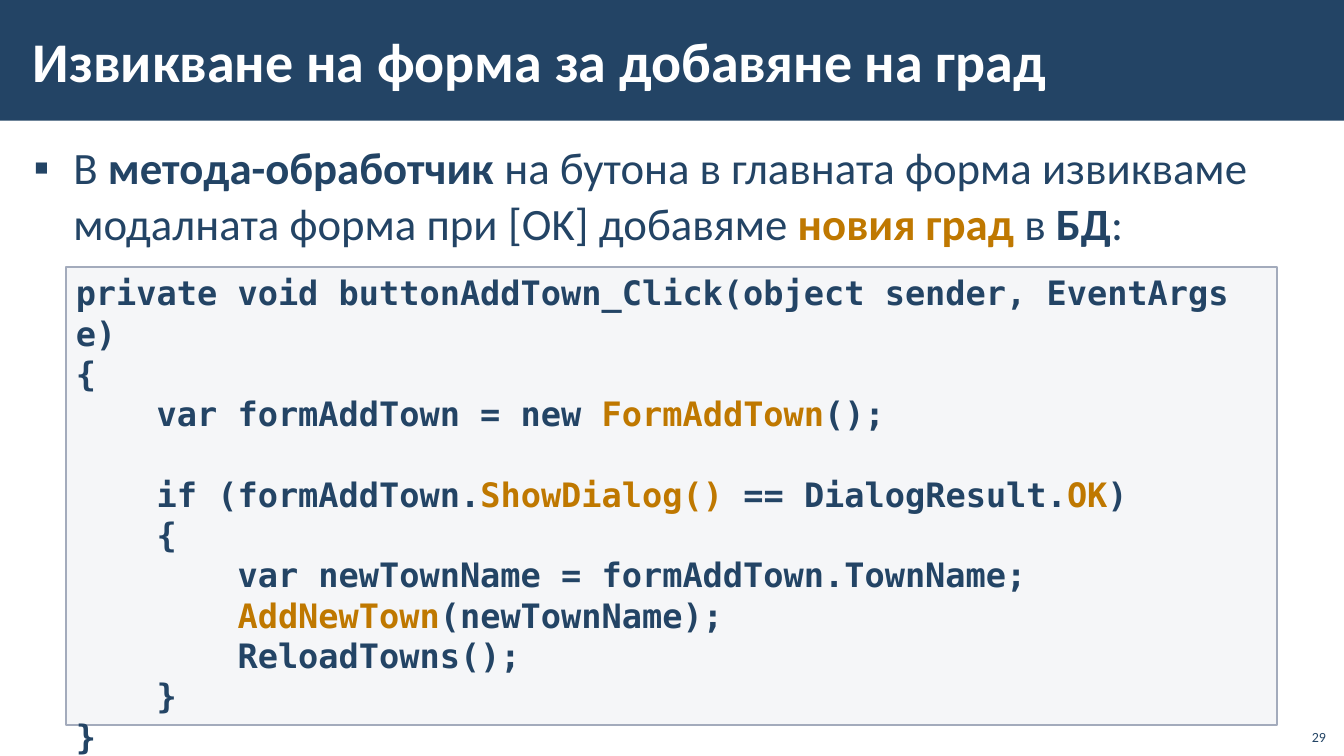
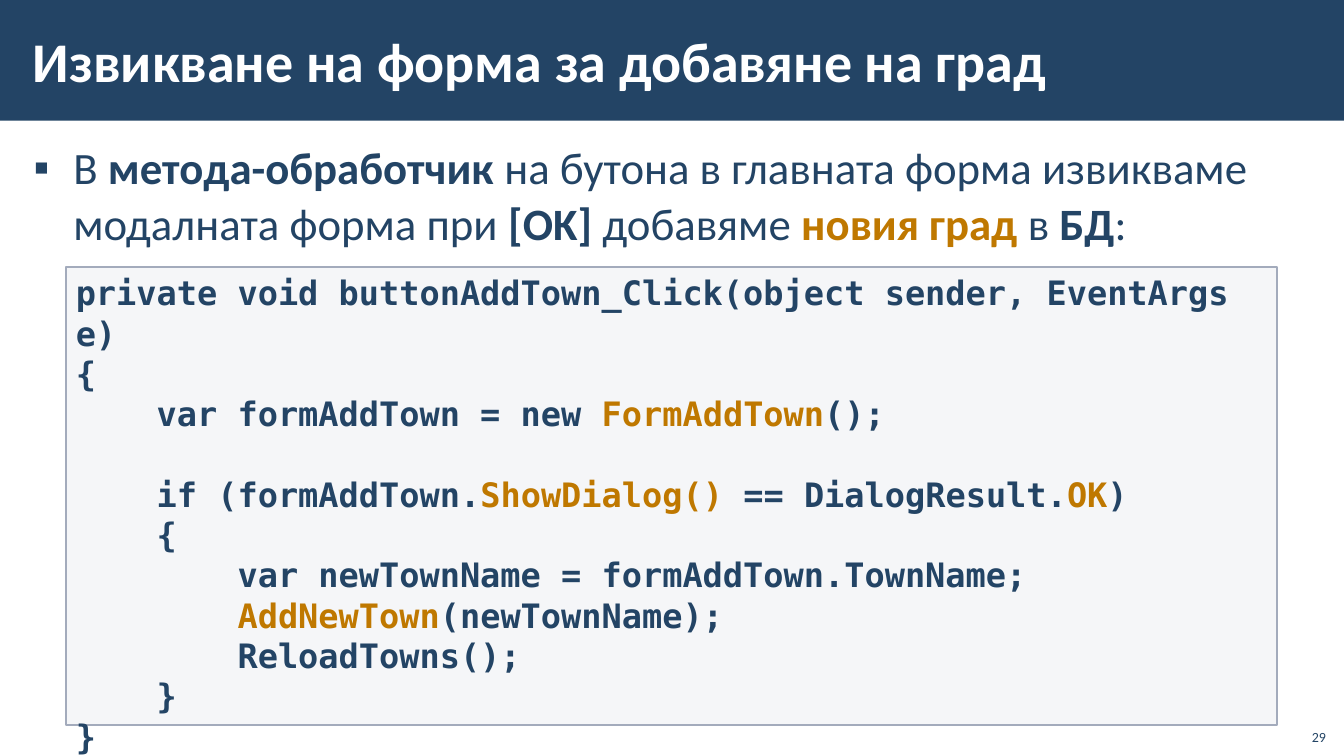
Before and after one commit to BG-IT-Edu/School-Programming, a slide deck: slide 29 of Courses/Software-Sciences/Module-4-Information-Systems-New/06-CRUD-with-EF-and-Windows-Forms/06-CRUD-with-EF-Core-and-Windows-Forms.pptx. Drawn at 1344x756 pixels with LibreOffice and Linux fonts; fonts in the diff are those of the drawing; background and template pictures are left out. Boxes give left, top, right and bottom in pixels: in the first picture for what was removed or moved away, otherwise in the second. Text is boxed around its words. In the diff, an @@ line names an element or a change of style, - is before the commit and + after.

```diff
--- a/Courses/Software-Sciences/Module-4-Information-Systems-New/06-CRUD-with-EF-and-Windows-Forms/06-CRUD-with-EF-Core-and-Windows-Forms.pptx
+++ b/Courses/Software-Sciences/Module-4-Information-Systems-New/06-CRUD-with-EF-and-Windows-Forms/06-CRUD-with-EF-Core-and-Windows-Forms.pptx
@@ text "В метода-обработчик на бутона в ..." at [73, 153, 1247, 248]: bold on in "[OK]" @@
```
Also in this commit, not shown: 8 other slides changed.
